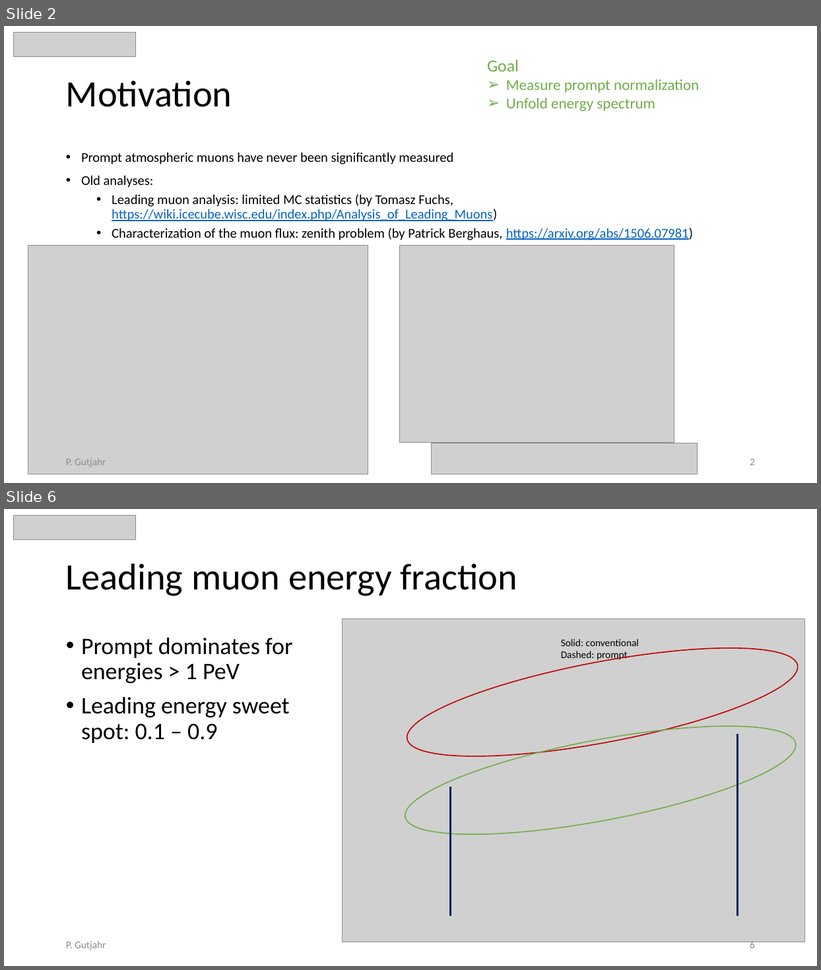
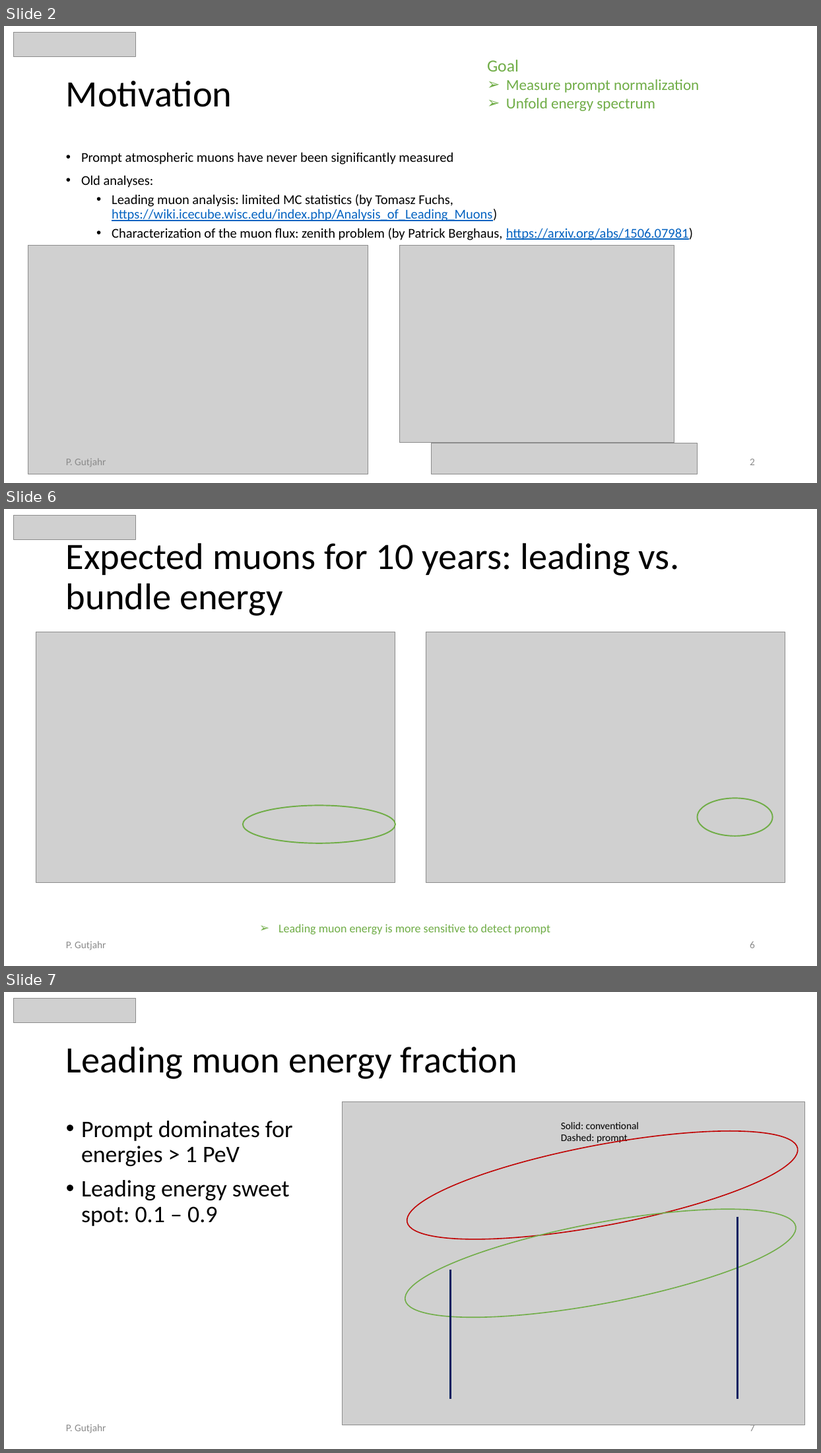
Before and after one commit to pascalgutjahr/presentations, a slide deck: cr_group/cr_call_2023_09_22.pptx. Shown one above the other, each under a label of ours: slides 2 and 6 before the commit, slides 2, 6 and 7 after it; the slides between them are not shown. The pictures are 821x970 and 821x1453 pixels, drawn with LibreOffice and Linux fonts; fonts in the diff are those of the drawing; grey boxes stand for pictures. Boxes give left, top, right and bottom in pixels: in the first picture for what was removed or moved away, otherwise in the second. Text is boxed around its words. In the diff, an @@ line names an element or a change of style, - is before the commit and + after.

```diff
--- a/cr_group/cr_call_2023_09_22.pptx
+++ b/cr_group/cr_call_2023_09_22.pptx
@@ slide 6 added at bbox=[4, 509, 817, 966], background #FFFFFF @@
@@ picture added at bbox=[14, 515, 136, 539] @@
@@ title added at bbox=[66, 538, 680, 616], 44 pt, text #000000 @@
+Expected muons for 10 years: leading vs. bundle energy
@@ picture added at bbox=[36, 632, 395, 883] @@
@@ picture added at bbox=[426, 632, 785, 883] @@
@@ ellipse added at bbox=[243, 805, 395, 843], outline #70AD47 1.5 pt @@
@@ ellipse added at bbox=[698, 799, 773, 836], outline #70AD47 1.5 pt @@
@@ text added at bbox=[279, 924, 550, 935], 14 pt, text #70AD47 @@
+➢ Leading muon energy is more sensitive to detect prompt
@@ text added at bbox=[66, 941, 106, 951], 12 pt, text #8C8C8C @@
+P. Gutjahr
@@ page number added at bbox=[750, 941, 755, 949], 12 pt, text #8C8C8C @@
+6
@@ what was slide 6 is now slide 7 @@
@@ page number at bbox=[750, 1423, 755, 1432]: text changed @@
-6
+7
```
Also in this commit, not shown: 10 slides changed, 3 other slides added, 1 slide removed.
